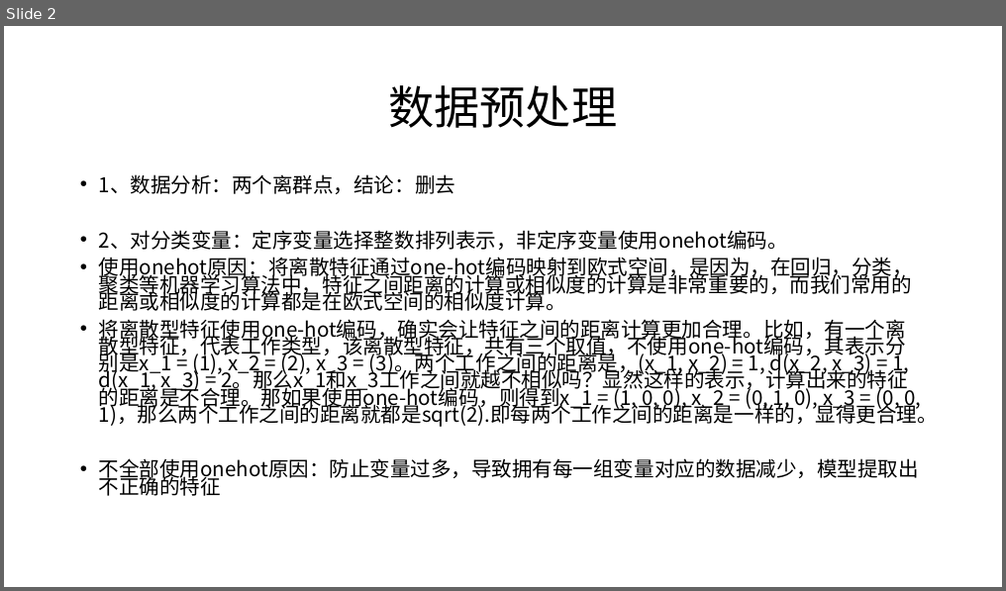
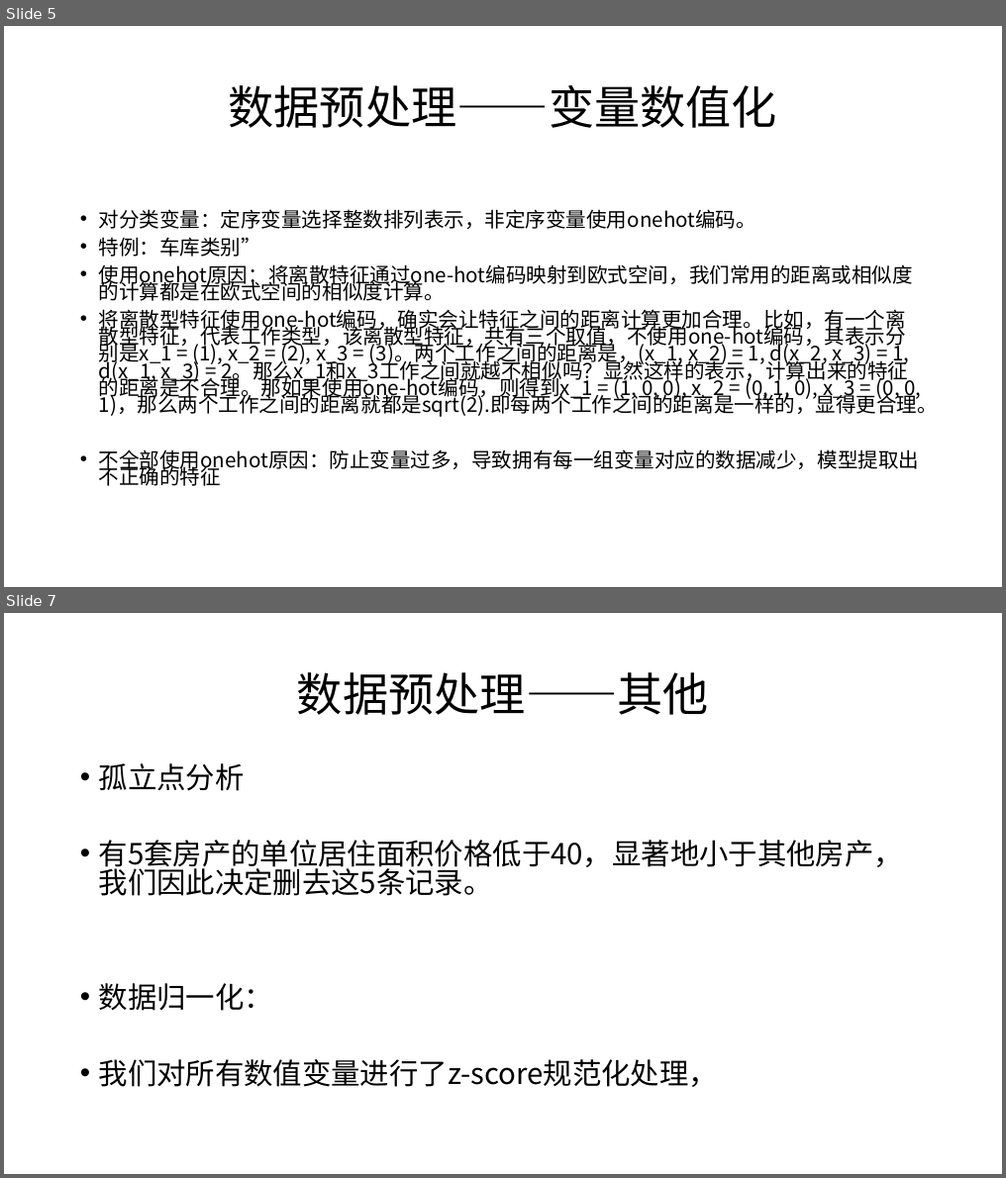
Before and after one commit to LZKPKU/-, a slide deck: 期末报告.pptx. Shown one above the other, each under a label of ours: slide 2 before the commit, slides 5 and 7 after it; the slides between them are not shown. The pictures are 1006x591 and 1006x1178 pixels, drawn with LibreOffice and Linux fonts; fonts in the diff are those of the drawing. Boxes give left, top, right and bottom in pixels: in the first picture for what was removed or moved away, otherwise in the second. Text is boxed around its words. In the diff, an @@ line names an element or a change of style, - is before the commit and + after.

```diff
--- a/期末报告.pptx
+++ b/期末报告.pptx
@@ slide 7 added at (4, 613, 1002, 1174), background #FFFFFF @@
@@ title added at (297, 672, 709, 715), 44 pt, text #000000 @@
+数据预处理——其他
@@ text added at (99, 763, 903, 1087), 28 pt, text #000000 @@
+• 孤立点分析
+• 有5套房产的单位居住面积价格低于40，显著地小于其他房产，我们因此决定删去这5条记录。
+• 数据归一化：
+• 我们对所有数值变量进行了z-score规范化处理，
@@ what was slide 2 is now slide 5 @@
@@ slide 5 changed as well @@
@@ title at (229, 85, 778, 128): text changed @@
-数据预处理
+数据预处理——变量数值化
@@ text at (99, 209, 913, 301): text changed @@
-• 1、数据分析：两个离群点，结论：删去
-• 2、对分类变量：定序变量选择整数排列表示，非定序变量使用onehot编码。
-• 使用onehot原因：将离散特征通过one-hot编码映射到欧式空间，是因为，在回归，分类，聚类等机器学习算法中，特征之间距离的计算或相似度的计算是非常重要的，而我们常用的距离或相似度的计算都是在欧式空间的相似度计算。
+• 对分类变量：定序变量选择整数排列表示，非定序变量使用onehot编码。
+• 特例：车库类别”
+• 使用onehot原因：将离散特征通过one-hot编码映射到欧式空间，我们常用的距离或相似度的计算都是在欧式空间的相似度计算。
```
Also in this commit, not shown: 20 other slides changed, 5 other slides added.
